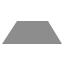
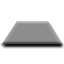
Before/after of a 64 x 64 layered artwork. What changed in the layer stack:
pixels changed over 0, 21, 64, 49 (layer not identified)
